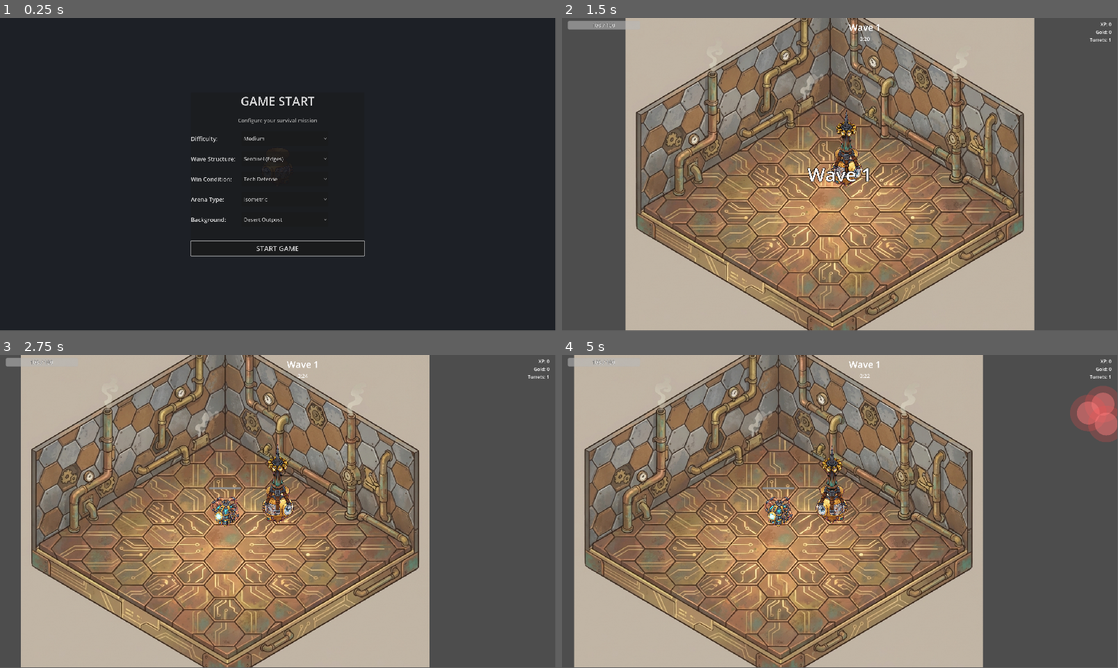
Above: before the commit, frames 1-4 (two rows, left to right).
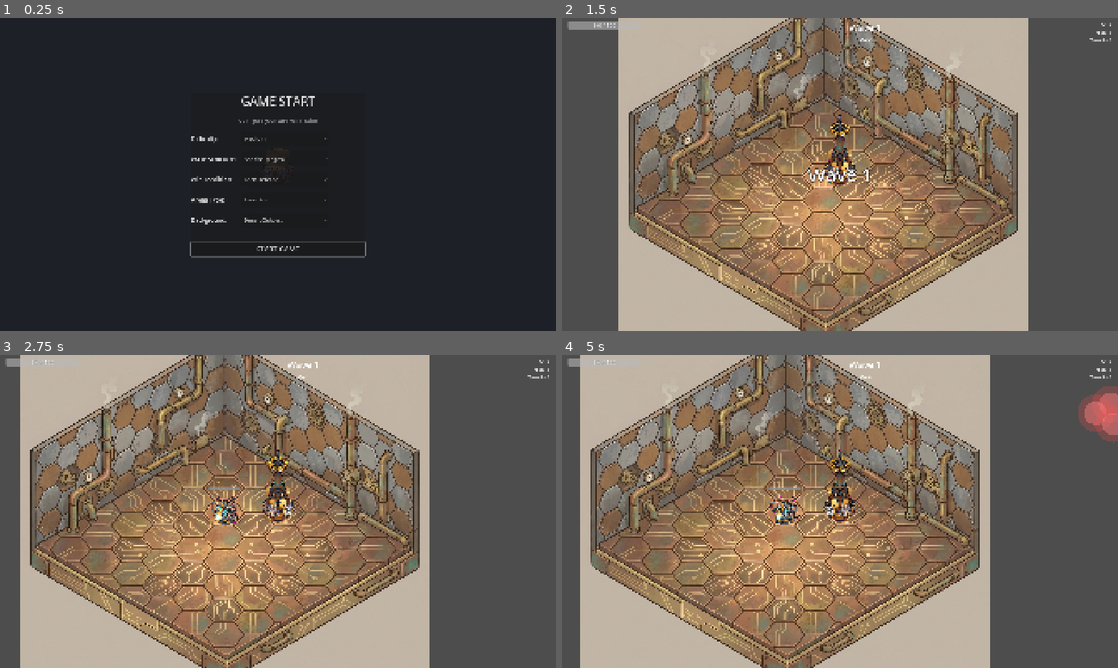
Above: after the commit, the same moments.

Repository: arebolledo2/turret-game
Game: Godot game, scene res://scenes/main.tscn
The game is run twice, just before and just after one commit, with the same random seed, the same clock (stepped at 60 frames per second) and the same inputs.
Inputs (mouse positions are in pixels of both pictures, inside the frame that each line leads up to):
- Up to frame 1 (0.25 s): no input
- Up to frame 2 (1.5 s): click "START GAME" at 0.5 s; tap Enter at 1.25 s; move the mouse to (962, 158) at 1.27 s; hold D (move_right) from 1.28 s (still down); tap F (pickup_turret) at 1.35 s; click (962, 158) at 1.42 s
- Up to frame 3 (2.75 s): release D (move_right) at 2 s; drag from (166, 527) to (289, 511) at 2.02 s
- Up to frame 4 (5 s): move the mouse to (895, 442) at 2.77 s; hold D (move_right) 2.78-3.5 s; hold Shift 2.78-3.5 s; drag from (812, 574) to (851, 511) at 3.52 s; move the mouse to (1006, 558) at 4.27 s; hold A (move_left) from 4.28 s (still down); tap Ctrl at 4.35 s
In our replay, the window is 799x449 before the commit and 800x450 after it. These sizes can differ from the game's own. Grey fills any space a smaller window leaves; there, only what the larger window draws over its background counts as a difference.

The runs differ from the first frame. In frame 1, 1.4% of the frame differs, in the area x 34-66%, y 24-77%; in frame 2, 32%; in frame 3, 14%; in frame 4, 34%, in the area x 0-100%, y 0-100%.

Commit message:
feat: update display settings, camera behavior, and melee constants
- Update project window settings to windowed mode with canvas_items stretch mode for better scaling.
- Disable camera position smoothing and implement pixel-perfect rounding in `_physics_process` to prevent sub-pixel jitter.
- Refactor `player_melee_combat.gd` and `globals.gd` to use centralized `GameConstants` for melee stats, ensuring consistency across the project.

Diff:
--- a/project.godot
+++ b/project.godot
@@ -41,8 +41,14 @@
 
 window/size/viewport_width=1920
 window/size/viewport_height=1080
-window/size/mode=2
+window/size/mode=0
+window/size/resizable=true
+window/size/window_width_override=0
+window/size/window_height_override=0
+window/size/initial_screen_mode=0
+window/size/initial_position_type=0
 window/stretch/aspect="ignore"
+window/stretch/mode="canvas_items"
 
 [editor_plugins]
 
--- a/scenes/main.tscn
+++ b/scenes/main.tscn
@@ -55,8 +55,7 @@
 script = ExtResource("1_camera_setup")
 zoom = Vector2(1.5, 1.5)
 limit_smoothed = true
-position_smoothing_enabled = true
-position_smoothing_speed = 8.0
+position_smoothing_enabled = false
 
 [node name="GameManager" type="Node" parent="."]
 script = ExtResource("2_2c3d4")
--- a/scripts/autoload/globals.gd
+++ b/scripts/autoload/globals.gd
@@ -146,6 +146,12 @@
 const PLAYER_WEAPON_FIRE_RATE: float = GameConstants.PLAYER_WEAPON_FIRE_RATE
 const PLAYER_WEAPON_RANGE: float = GameConstants.PLAYER_WEAPON_RANGE
 const PLAYER_PROJECTILE_SPEED: float = GameConstants.PLAYER_PROJECTILE_SPEED
+const PLAYER_MELEE_DAMAGE: float = GameConstants.PLAYER_MELEE_DAMAGE
+const PLAYER_MELEE_RANGE: float = GameConstants.PLAYER_MELEE_RANGE
+const PLAYER_MELEE_ARC_DEGREES: float = GameConstants.PLAYER_MELEE_ARC_DEGREES
+const PLAYER_MELEE_COOLDOWN: float = GameConstants.PLAYER_MELEE_COOLDOWN
+const PLAYER_MELEE_WINDUP_TIME: float = GameConstants.PLAYER_MELEE_WINDUP_TIME
+const PLAYER_MELEE_ANIMATION_DURATION: float = GameConstants.PLAYER_MELEE_ANIMATION_DURATION
 const PLAYER_MELEE_KNOCKBACK_FORCE: float = GameConstants.PLAYER_MELEE_KNOCKBACK_FORCE
 const PLASMA_TURRET_KNOCKBACK_FORCE: float = GameConstants.PLASMA_TURRET_KNOCKBACK_FORCE
 const PLAYER_DEFENSIVE_PULSE_KNOCKBACK_FORCE: float = GameConstants.PLAYER_DEFENSIVE_PULSE_KNOCKBACK_FORCE
--- a/scripts/camera_setup.gd
+++ b/scripts/camera_setup.gd
@@ -24,7 +24,10 @@
 		elif event.button_index == MOUSE_BUTTON_WHEEL_DOWN:
 			target_zoom = clamp(target_zoom - ZOOM_STEP, MIN_ZOOM, MAX_ZOOM)
 
-func _process(delta: float) -> void:
+func _physics_process(delta: float) -> void:
+	# Round camera position to prevent sub-pixel jitter
+	position = position.round()
+
 	if not is_equal_approx(zoom.x, target_zoom):
 		var new_zoom: float = lerp(zoom.x, target_zoom, ZOOM_SPEED * delta)
 		zoom = Vector2(new_zoom, new_zoom)
--- a/scripts/components/player_melee_combat.gd
+++ b/scripts/components/player_melee_combat.gd
@@ -31,12 +31,12 @@
 var melee_arc: Polygon2D = null
 
 # Config
-var melee_damage: float = 35.0
-var melee_range: float = 80.0
-var melee_arc_degrees: float = 120.0
-var melee_cooldown: float = 0.7
-var melee_windup_time: float = 0.15
-var melee_animation_duration: float = 0.15
+var melee_damage: float = GameConstants.PLAYER_MELEE_DAMAGE
+var melee_range: float = GameConstants.PLAYER_MELEE_RANGE
+var melee_arc_degrees: float = GameConstants.PLAYER_MELEE_ARC_DEGREES
+var melee_cooldown: float = GameConstants.PLAYER_MELEE_COOLDOWN
+var melee_windup_time: float = GameConstants.PLAYER_MELEE_WINDUP_TIME
+var melee_animation_duration: float = GameConstants.PLAYER_MELEE_ANIMATION_DURATION
 
 # Signals
 signal melee_hit() # Parent handles camera shake
@@ -50,13 +50,14 @@
 	assert(sprite != null, "PlayerMeleeCombat: sprite reference required")
 	assert(movement != null, "PlayerMeleeCombat: movement reference required")
 
-	# Load stats from Globals
+	# Load stats from Globals (facade provides access to GameConstants defaults)
 	if Globals:
-		melee_damage = Globals.PLAYER_MELEE_DAMAGE if "PLAYER_MELEE_DAMAGE" in Globals else 35.0
-		melee_range = Globals.PLAYER_MELEE_RANGE if "PLAYER_MELEE_RANGE" in Globals else 80.0
-		melee_cooldown = Globals.PLAYER_MELEE_COOLDOWN if "PLAYER_MELEE_COOLDOWN" in Globals else 0.7
-		melee_windup_time = Globals.PLAYER_MELEE_WINDUP_TIME if "PLAYER_MELEE_WINDUP_TIME" in Globals else 0.15
-		melee_animation_duration = Globals.PLAYER_MELEE_ANIMATION_DURATION if "PLAYER_MELEE_ANIMATION_DURATION" in Globals else 0.15
+		melee_damage = Globals.PLAYER_MELEE_DAMAGE
+		melee_range = Globals.PLAYER_MELEE_RANGE
+		melee_arc_degrees = Globals.PLAYER_MELEE_ARC_DEGREES
+		melee_cooldown = Globals.PLAYER_MELEE_COOLDOWN
+		melee_windup_time = Globals.PLAYER_MELEE_WINDUP_TIME
+		melee_animation_duration = Globals.PLAYER_MELEE_ANIMATION_DURATION
 
 	# Get MeleeVisuals nodes (sibling to Components)
 	melee_hitbox = player.get_node_or_null("MeleeVisuals/MeleeHitbox")
--- a/scripts/data/game_constants.gd
+++ b/scripts/data/game_constants.gd
@@ -26,6 +26,12 @@
 const PLAYER_WEAPON_FIRE_RATE: float = 3.0 # shots per second
 const PLAYER_WEAPON_RANGE: float = 200.0
 const PLAYER_PROJECTILE_SPEED: float = 600.0
+const PLAYER_MELEE_DAMAGE: float = 52.5 # Increased from 35.0 by 50%
+const PLAYER_MELEE_RANGE: float = 80.0
+const PLAYER_MELEE_ARC_DEGREES: float = 120.0
+const PLAYER_MELEE_COOLDOWN: float = 1.4 # Decreased speed by 50% (doubled cooldown from 0.7)
+const PLAYER_MELEE_WINDUP_TIME: float = 0.15
+const PLAYER_MELEE_ANIMATION_DURATION: float = 0.15
 
 # =============================================================================
 # KNOCKBACK
@@ -111,13 +117,13 @@
 # =============================================================================
 # Tech Defense
 const DEFENSE_TARGET_BASE_HEALTH: float = 500.0
-const DEFENSE_TARGET_REFLECT_PERCENT: float = 0.50  # 50% damage reflected
-const DEFENSE_TARGET_KNOCKBACK_MULTIPLIER: float = 1.5  # 1.5x base knockback
-const DEFENSE_TARGET_SLOW_INTENSITY: float = 0.30  # 30% slow
-const DEFENSE_TARGET_SLOW_DURATION: float = 3.0  # 3 seconds
-const DEFENSE_TARGET_BARRIER_DURATION: float = 5.0  # 5 seconds immunity
-const DEFENSE_TARGET_BARRIER_COOLDOWN: float = 10.0  # 10 seconds between barriers
-const DEFENSE_TARGET_HEAL_BETWEEN_WAVES: float = 100.0  # HP healed between waves
+const DEFENSE_TARGET_REFLECT_PERCENT: float = 0.50 # 50% damage reflected
+const DEFENSE_TARGET_KNOCKBACK_MULTIPLIER: float = 1.5 # 1.5x base knockback
+const DEFENSE_TARGET_SLOW_INTENSITY: float = 0.30 # 30% slow
+const DEFENSE_TARGET_SLOW_DURATION: float = 3.0 # 3 seconds
+const DEFENSE_TARGET_BARRIER_DURATION: float = 5.0 # 5 seconds immunity
+const DEFENSE_TARGET_BARRIER_COOLDOWN: float = 10.0 # 10 seconds between barriers
+const DEFENSE_TARGET_HEAL_BETWEEN_WAVES: float = 100.0 # HP healed between waves
 
 # Tunneling
 const TUNNEL_DOOR_BASE_HEALTH: float = 200.0 # HP that must be damaged by turrets
--- a/scripts/player.gd
+++ b/scripts/player.gd
@@ -98,7 +98,15 @@
 
 	velocity = movement.process(delta)
 	move_and_slide()
-	clamp_to_arena() # Clamp AFTER moving to prevent escaping bounds
+
+	# Round position to prevent sub-pixel rendering jitter
+	global_position = global_position.round()
+
+	# Clamp to arena bounds after rounding
+	var clamped_pos := ArenaBoundsService.clamp_to_arena(global_position, 20.0)
+	if not global_position.is_equal_approx(clamped_pos):
+		global_position = clamped_pos
+		velocity = Vector2.ZERO  # Stop movement when hitting boundary
 
 	# Turret pickup/placement system
 	turret_handler.process(delta)
--- a/tests/integration/test_player.gd
+++ b/tests/integration/test_player.gd
@@ -134,7 +134,7 @@
 	_apply_damage_directly(10.0)
 	var health_after_first = player.current_health
 
-	_apply_damage_directly(10.0)  # Should be ignored (is_invincible check)
+	_apply_damage_directly(10.0) # Should be ignored (is_invincible check)
 
 	assert_eq(player.current_health, health_after_first,
 		"Damage while invincible should not reduce health")
@@ -286,7 +286,7 @@
 # =============================================================================
 
 func test_melee_damage_default():
-	assert_eq(player.melee_damage, 35.0, "Default melee damage should be 35")
+	assert_eq(player.melee_damage, 52.5, "Default melee damage should be 52.5")
 
 
 func test_melee_range_default():
@@ -298,7 +298,7 @@
 
 
 func test_melee_cooldown_default():
-	assert_eq(player.melee_cooldown, 0.7, "Default melee cooldown should be 0.7")
+	assert_eq(player.melee_cooldown, 1.4, "Default melee cooldown should be 1.4")
 
 
 func test_melee_windup_default():
@@ -335,10 +335,10 @@
 
 func test_enemy_in_melee_arc_front():
 	var enemy = Node2D.new()
-	enemy.global_position = player.global_position + Vector2(50, 0)  # In front
+	enemy.global_position = player.global_position + Vector2(50, 0) # In front
 	add_child_autofree(enemy)
 
-	var attack_dir = Vector2(1, 0)  # Facing right
+	var attack_dir = Vector2(1, 0) # Facing right
 	var result = player.is_enemy_in_melee_arc(enemy, attack_dir)
 
 	assert_true(result, "Enemy directly in front should be in arc")
@@ -346,7 +346,7 @@
 
 func test_enemy_outside_melee_range():
 	var enemy = Node2D.new()
-	enemy.global_position = player.global_position + Vector2(200, 0)  # Too far
+	enemy.global_position = player.global_position + Vector2(200, 0) # Too far
 	add_child_autofree(enemy)
 
 	var attack_dir = Vector2(1, 0)
@@ -357,10 +357,10 @@
 
 func test_enemy_behind_player():
 	var enemy = Node2D.new()
-	enemy.global_position = player.global_position + Vector2(-50, 0)  # Behind
+	enemy.global_position = player.global_position + Vector2(-50, 0) # Behind
 	add_child_autofree(enemy)
 
-	var attack_dir = Vector2(1, 0)  # Facing right
+	var attack_dir = Vector2(1, 0) # Facing right
 	var result = player.is_enemy_in_melee_arc(enemy, attack_dir)
 
 	assert_false(result, "Enemy behind should not be in arc")
@@ -371,7 +371,7 @@
 # =============================================================================
 
 func test_attack_direction_south():
-	player.facing_direction = 0  # South
+	player.facing_direction = 0 # South
 	var dir = player.get_attack_direction_from_facing()
 
 	assert_almost_eq(dir.x, 0.0, 0.01, "South X should be 0")
@@ -379,7 +379,7 @@
 
 
 func test_attack_direction_north():
-	player.facing_direction = 4  # North
+	player.facing_direction = 4 # North
 	var dir = player.get_attack_direction_from_facing()
 
 	assert_almost_eq(dir.x, 0.0, 0.01, "North X should be 0")
@@ -387,7 +387,7 @@
 
 
 func test_attack_direction_east():
-	player.facing_direction = 6  # East
+	player.facing_direction = 6 # East
 	var dir = player.get_attack_direction_from_facing()
 
 	assert_almost_eq(dir.x, 1.0, 0.01, "East X should be 1")
@@ -395,7 +395,7 @@
 
 
 func test_attack_direction_west():
-	player.facing_direction = 2  # West
+	player.facing_direction = 2 # West
 	var dir = player.get_attack_direction_from_facing()
 
 	assert_almost_eq(dir.x, -1.0, 0.01, "West X should be -1")
